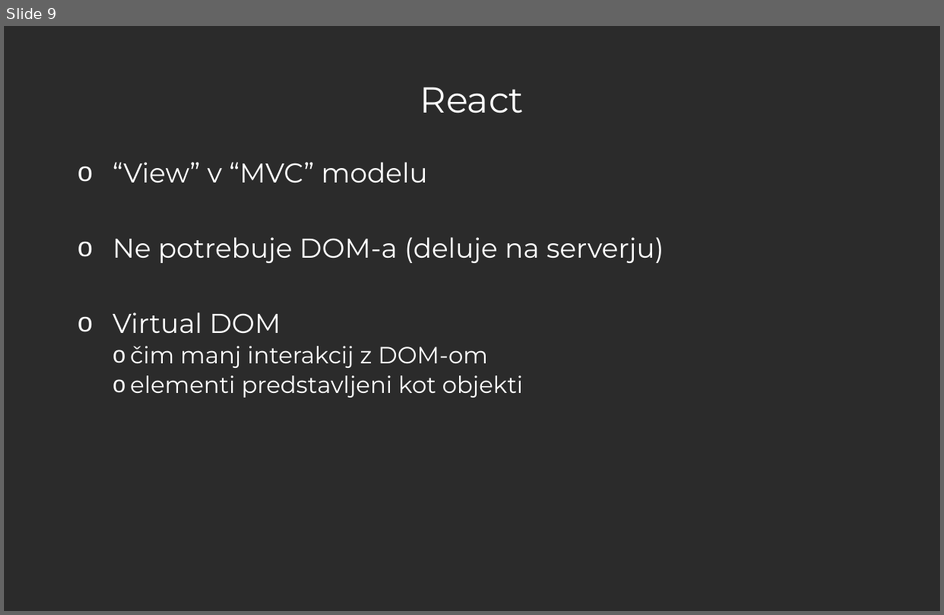
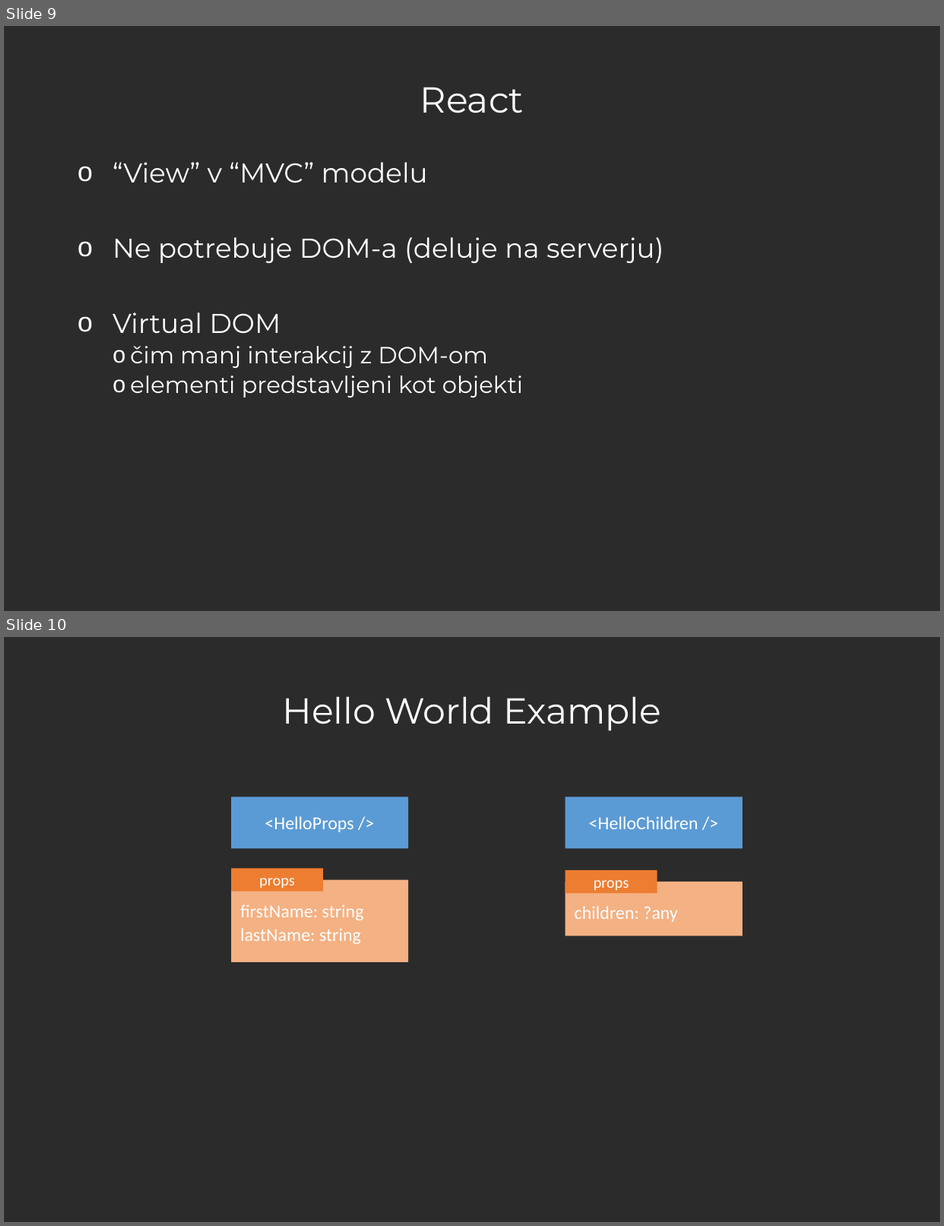
Before and after one commit to urbancvek/react-workshop, a slide deck: Let's React - Workshop.pptx. Shown one above the other, each under a label of ours: slide 9 before the commit, slides 9 and 10 after it. The pictures are 944x615 and 944x1226 pixels, drawn with LibreOffice and Linux fonts; fonts in the diff are those of the drawing; background and template pictures are left out; a plain dark background stands for a picture behind light text. Boxes give left, top, right and bottom in pixels: in the first picture for what was removed or moved away, otherwise in the second. Text is boxed around its words. In the diff, an @@ line names an element or a change of style, - is before the commit and + after.

Commit message:
Add slides for examples

```diff
--- a/Let's React - Workshop.pptx
+++ b/Let's React - Workshop.pptx
@@ slide 10 added at [4,637,940,1222], background picture (left out) @@
@@ title added at [283,696,662,731], 28 pt, text #FFFFFF @@
+Hello World Example
@@ rectangle added at [231,797,409,849], fill #5B9BD5, 14.2 pt, text #FFFFFF @@
+<HelloProps />
@@ rectangle added at [565,797,743,849], fill #5B9BD5, 14.2 pt, text #FFFFFF @@
+<HelloChildren />
@@ rectangle added at [231,879,409,962], fill #F4B183, 14.2 pt, text #FFFFFF @@
+firstName: string
+lastName: string
@@ rectangle added at [231,868,323,892], fill #ED7D31, 12 pt, text #FFFFFF @@
+props
@@ rectangle added at [565,881,743,935], fill #F4B183, 14.2 pt, text #FFFFFF @@
+children: ?any
@@ rectangle added at [565,870,657,893], fill #ED7D31, 12 pt, text #FFFFFF @@
+props
```
Also in this commit, not shown: 1 slide changed, 6 other slides added.
